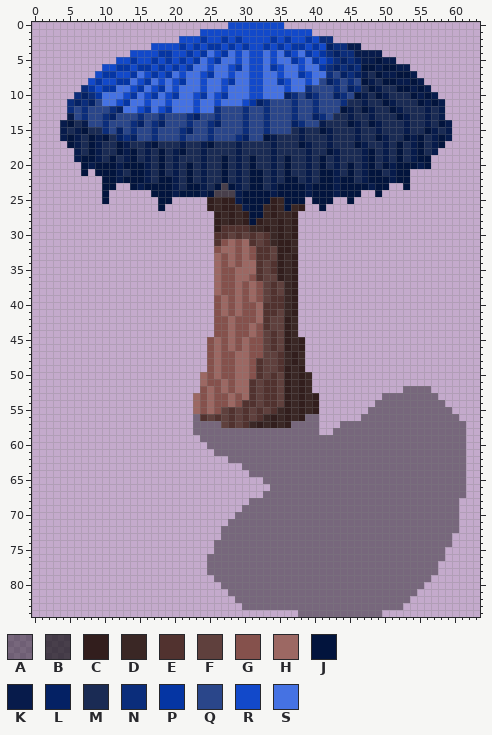
Sprite sheet -- assets/Sprites/Entities/BSAoE.png. The picture above was drawn from the file before the commit.
The file is 64x85 pixels. Colours within 5 levels of each other are drawn and written as one.
Palette (. is transparent): A #00000064  B #000000a1  C #321e1d  D #3a2725  E #51322f  F #5f403d  G #85514c  H #9c6863  J #02143d  K #071b4b  L #042164  M #1a2b54  N #0b2d7b  P #0535a3  Q #2a468a  R #1249ca  S #4572e3
Once edited:
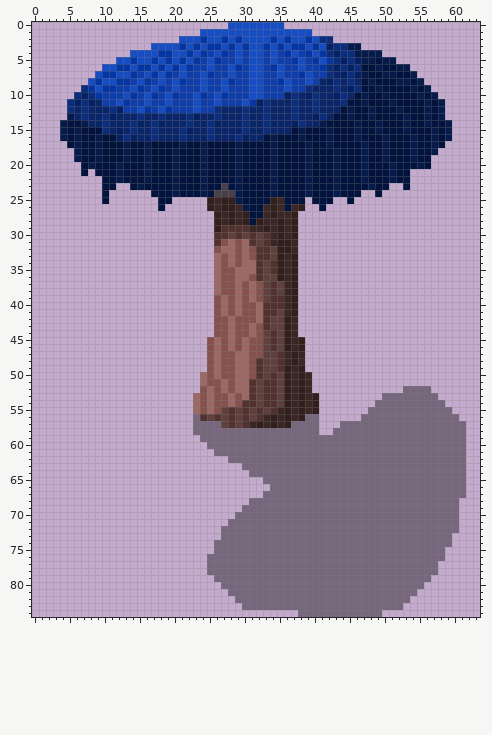
Difference:
colour Q: #2a468a -> #0a2668
colour R: #1249ca -> #174dc2
colour S: #4572e3 -> #0f3eab
Changed rows in their new state; - is a pixel that keeps its letter.
first column x 5:
 7 -------------------------------------------J----------
 8 --------------------------------------------J---------
 9 ------------------------------------------J--JJ-------
10 -------------------------------------------J--JJJ-----
11 ----------------------------------------JJ-JJ--JJJ----
12 -----------------------------------------J--JJ--JJJ-J-
13 --------------------------------------JJ-JJ-JJJ--JJ-J-
14 -J-----------------------------------JJJ--J--JJJ-JJ-J-
15 J--JJ---------------------------J-JJ--JJJ-JJ-JJJ-JJ--J
16 --J---J-----------------------JJJ-JJJ-JJJ-JJ--JJ---J--
17 --J--JJ--JJ--JJJ-JJ--JJJ-JJJJ-JJJ--JJ-JJJ--JJ-J-J--J--
18 --J--JJ---J-J-J--JJ-JJJJ-JJJJ-JJJJ-JJ--JJJ--J-J-J--J--
19 -----J-J--J-J-J-JJJ-JJ-J-J-JJ-J-JJ-J-J-JJJ--J-J-J-----
20 ------------J-J-J-J-JJ-J-J-JJ-J-JJ-J-J-J-J--J---------
21 --------J---J-J-J-J-JJ-J-J--J-J-JJ-J---J-J---J--------
22 ------------J---J-J-JJ-J-J--J-J--J-J-----J------------
23 ----------------J---J----J--J-------------------------
Where, in picture pixels (left, top, right, bottom), the same in both pictures:
changed: (67, 22, 445, 190)
